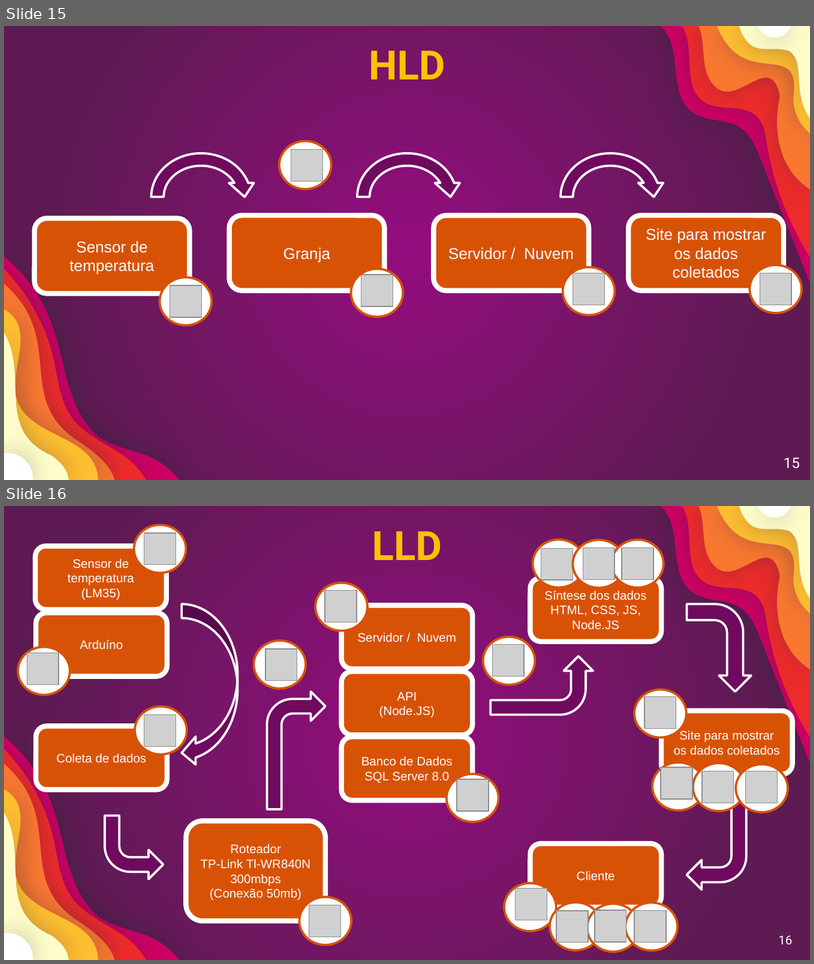
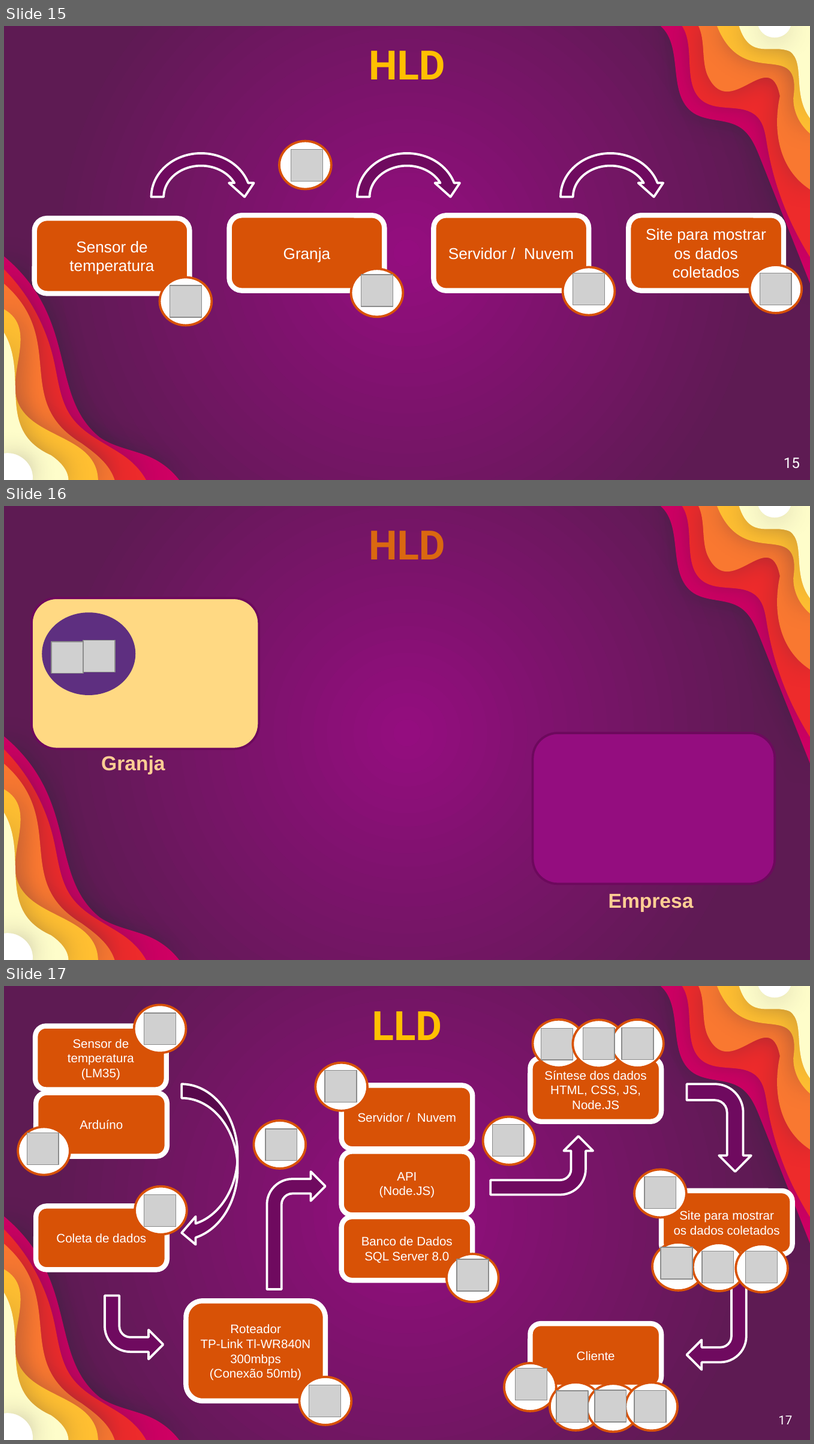
Before and after one commit to GustavoQuaresma/TECCHICKEN-DOCUMENTACAO, a slide deck: SPRINT2/slide pi.pptx. Shown one above the other, each under a label of ours: slides 15 and 16 before the commit, slides 15, 16 and 17 after it. The pictures are 814x964 and 814x1444 pixels, drawn with LibreOffice and Linux fonts; fonts in the diff are those of the drawing; grey boxes stand for pictures. Boxes give left, top, right and bottom in pixels: in the first picture for what was removed or moved away, otherwise in the second. Text is boxed around its words. In the diff, an @@ line names an element or a change of style, - is before the commit and + after.

Commit message:
Adicionei o ppt

```diff
--- a/SPRINT2/slide pi.pptx
+++ b/SPRINT2/slide pi.pptx
@@ slide 16 added at (4, 506, 810, 960), background gradient #940D7F to #5E1B53; not listed: 12 template elements that a slide beside it also shows @@
@@ text added at (369, 531, 445, 559), 36 pt, text #DA6810, bold @@
+HLD
@@ rounded rectangle added at (32, 598, 259, 749), fill #FFD983, outline #6D0A5E 2 pt @@
@@ ellipse added at (42, 612, 135, 694), fill #5E2F80 @@
@@ picture added at (51, 642, 83, 673) @@
@@ picture added at (83, 640, 114, 672) @@
@@ rounded rectangle added at (533, 733, 775, 883), fill #940D7F, outline #6D0A5E 2 pt @@
@@ text added at (101, 755, 165, 774), 18 pt, text #FFCE94, bold @@
+Granja
@@ text added at (609, 894, 694, 911), 18 pt, text #FFCE94, bold @@
+Empresa
@@ what was slide 16 is now slide 17 @@
@@ page number at (779, 1415, 792, 1424): text changed @@
-16
+17
```
Also in this commit, not shown: 2 other files.
